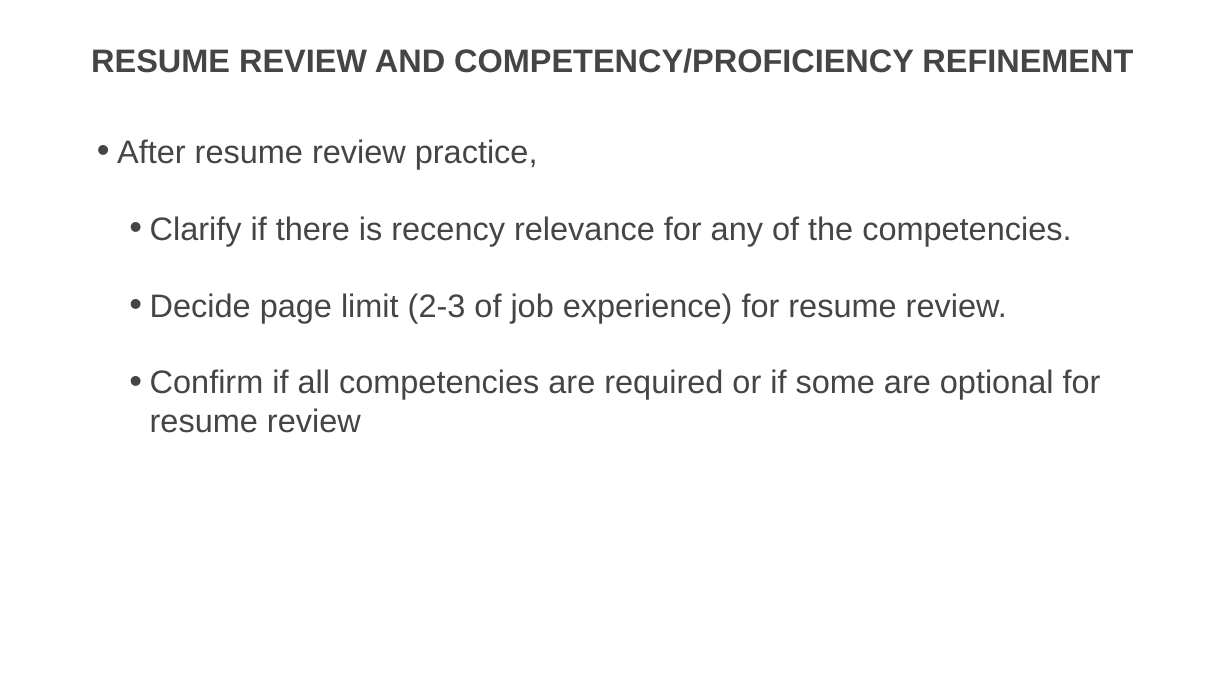
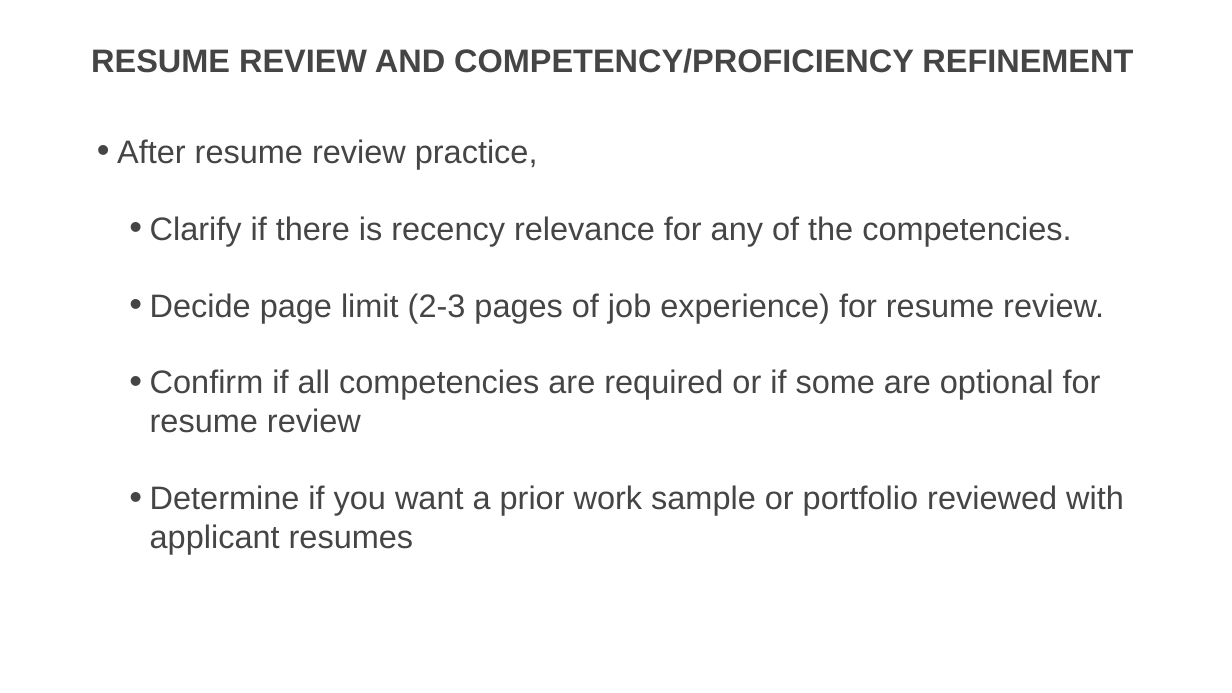
Before and after one commit to usds/SME-QA-Website, a slide deck: slide 27 of toolkit/job-analysis/job-analysis-presentation.pptx (slide 23 before the commit). Drawn at 1232x693 pixels with LibreOffice and Linux fonts; fonts in the diff are those of the drawing. Boxes give left, top, right and bottom in pixels: in the first picture for what was removed or moved away, otherwise in the second. Text is boxed around its words. In the diff, an @@ line names an element or a change of style, - is before the commit and + after.

```diff
--- a/toolkit/job-analysis/job-analysis-presentation.pptx
+++ b/toolkit/job-analysis/job-analysis-presentation.pptx
@@ text at box(150, 293, 1104, 323): text changed @@
-  • Decide page limit (2-3 of job experience) for resume review.
+  • Decide page limit (2-3 pages of job experience) for resume review.
@@ text at box(150, 485, 1124, 554): paragraph added @@
+  • Determine if you want a prior work sample or portfolio reviewed with applicant resumes
```
Also in this commit, not shown: 14 other slides changed, 5 slides added, 1 slide removed, 2 other files.
